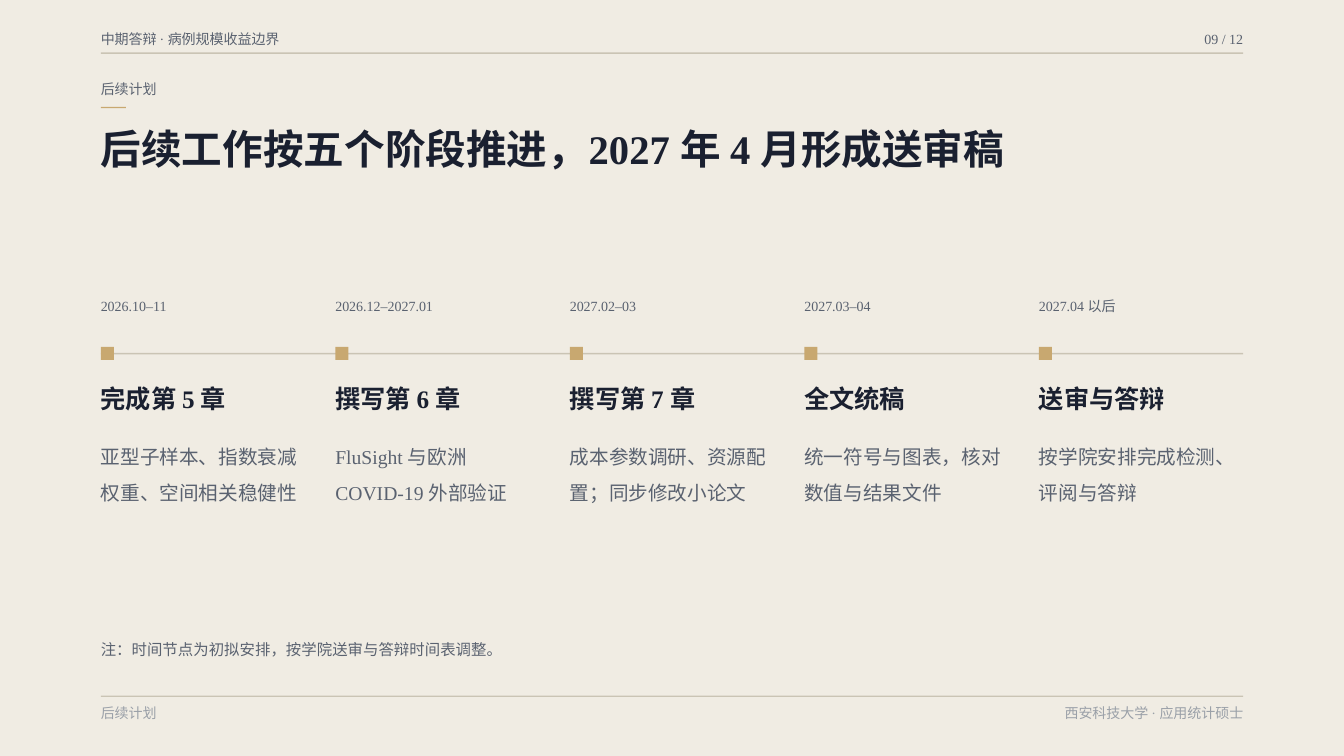
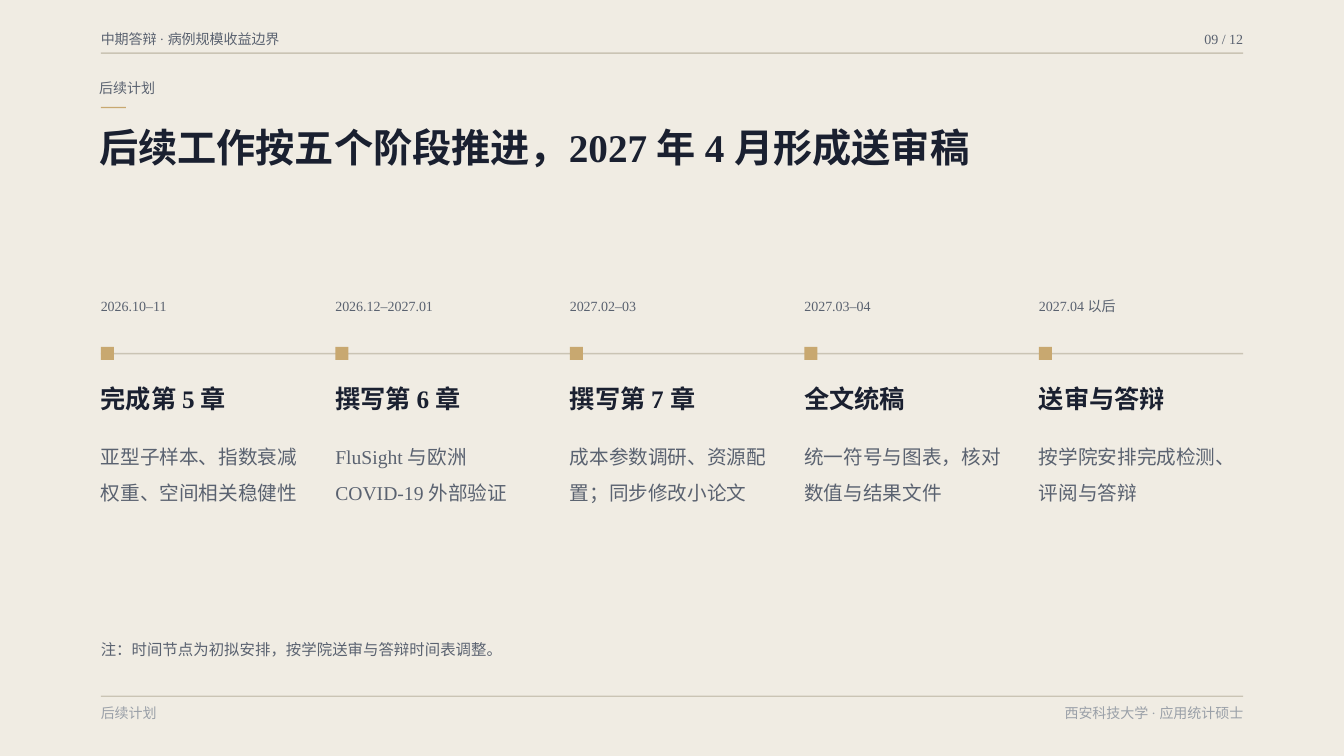
Before and after one commit to wangchi2068/case-count-inference-bottleneck, a slide deck: slide 9 of 中期答辩_精修版.pptx. Drawn at 1344x756 pixels with LibreOffice and Linux fonts; fonts in the diff are those of the drawing. Boxes give left, top, right and bottom in pixels: in the first picture for what was removed or moved away, otherwise in the second. Text is boxed around its words. In the diff, an @@ line names an element or a change of style, - is before the commit and + after.

```diff
--- a/中期答辩_精修版.pptx
+++ b/中期答辩_精修版.pptx
@@ text "后续工作按五个阶段推进，2027 年 4 月形成送审稿" at [99, 128, 969, 167]: size 29 to 28 pt @@
```
Also in this commit, not shown: 9 other slides changed, 1 other file.
